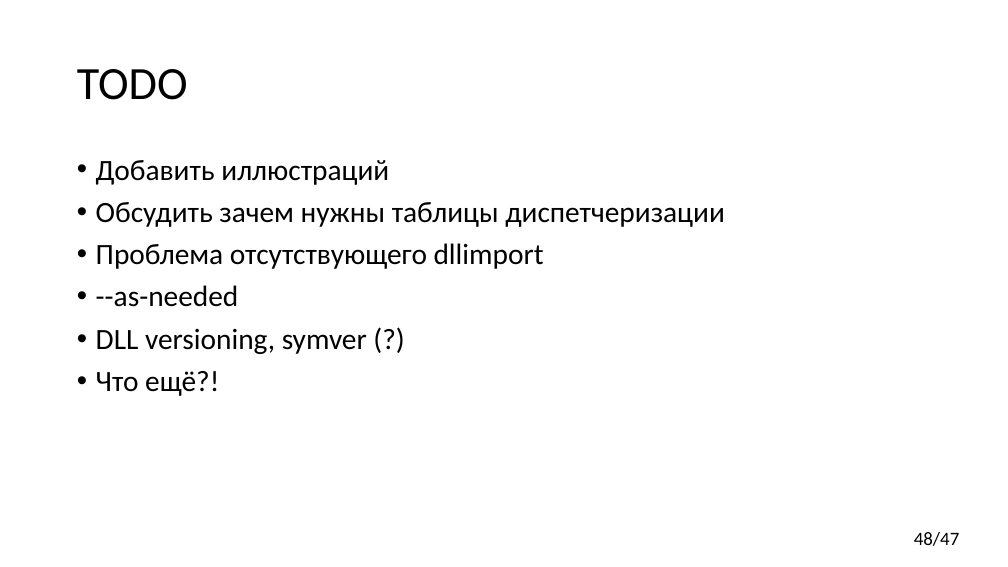
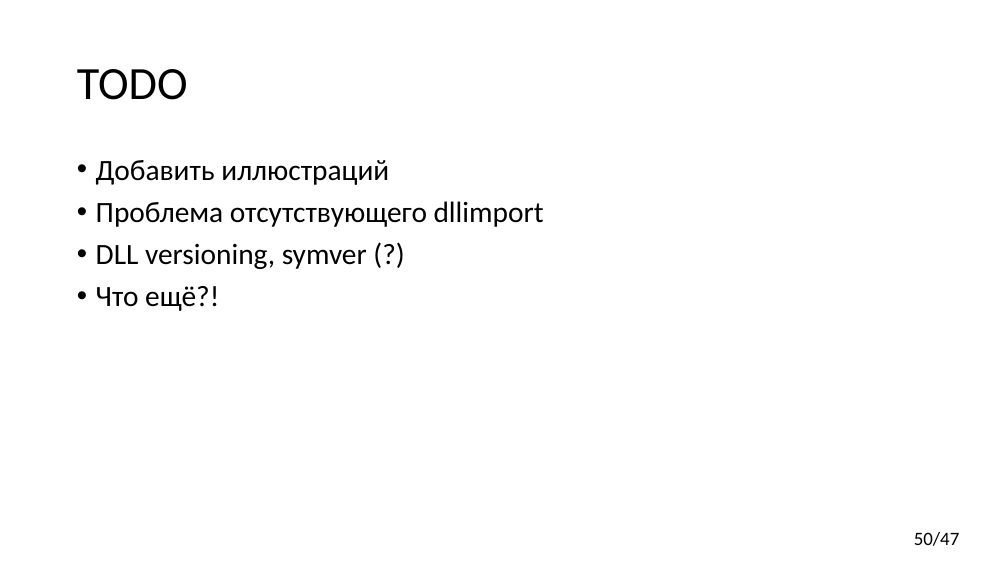
Before and after one commit to yugr/CppRussia, a slide deck: slide 50 of 2024/RU.pptx (slide 48 before the commit). Drawn at 1008x567 pixels with LibreOffice and Linux fonts; fonts in the diff are those of the drawing. Boxes give left, top, right and bottom in pixels: in the first picture for what was removed or moved away, otherwise in the second. Text is boxed around its words. In the diff, an @@ line names an element or a change of style, - is before the commit and + after.

Commit message:
Added slide about --as-needed.

```diff
--- a/2024/RU.pptx
+++ b/2024/RU.pptx
@@ text at [96,202,725,227]: paragraph removed @@
-• Обсудить зачем нужны таблицы диспетчеризации
@@ text at [96,285,239,307]: paragraph removed @@
-• --as-needed
@@ page number at [914,532,960,546]: text changed @@
-48/47
+50/47
```
Also in this commit, not shown: 1 other slide changed, 2 slides added.
